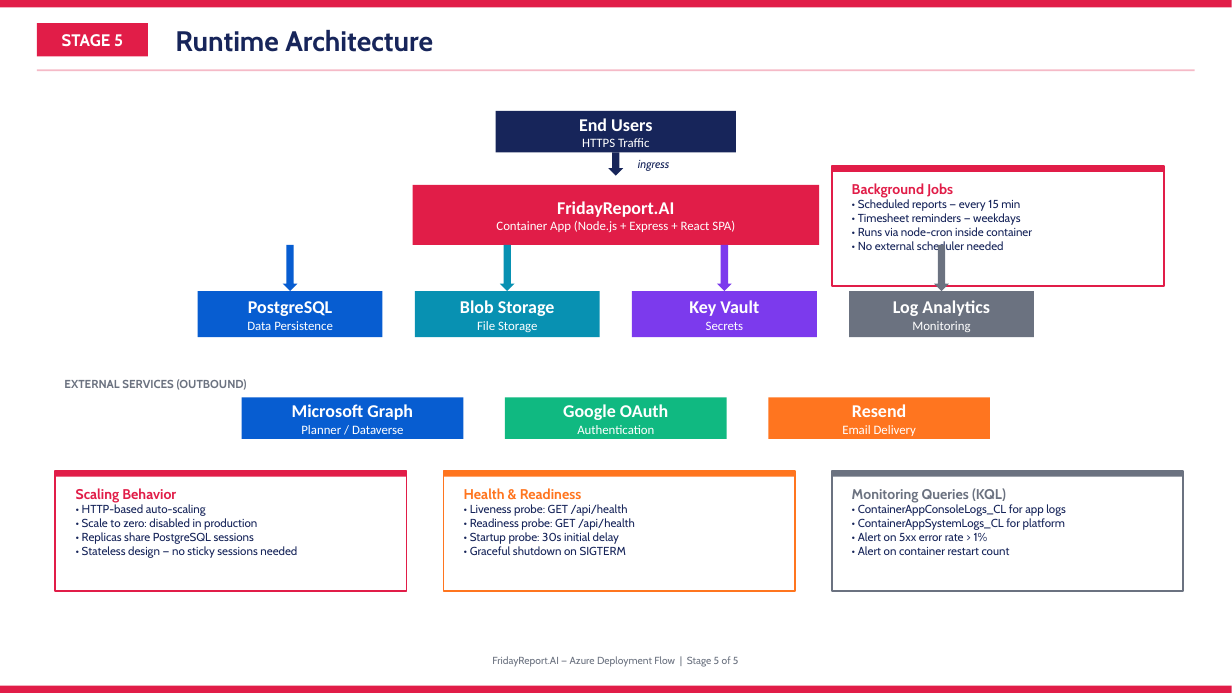
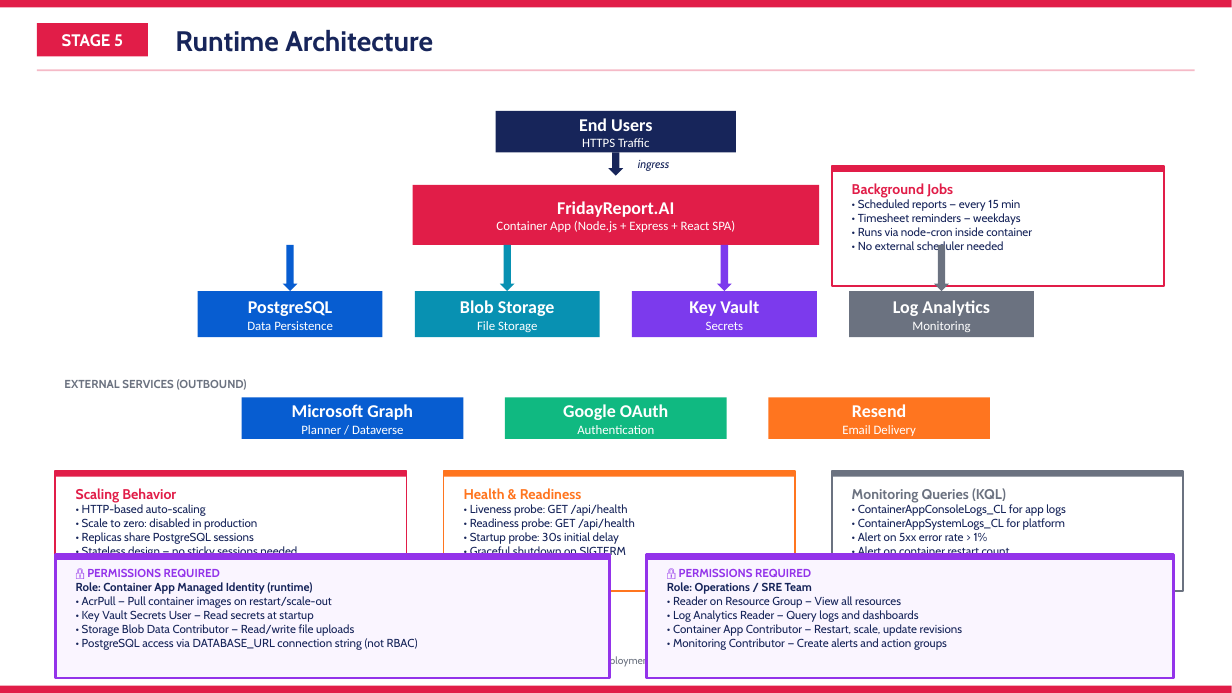
Before and after one commit to andrealvesTIG/KrugerDEV, a slide deck: slide 6 of FridayReportAI_Azure_Deployment_Flow.pptx. Drawn at 1232x693 pixels with LibreOffice and Linux fonts; fonts in the diff are those of the drawing. Boxes give left, top, right and bottom in pixels: in the first picture for what was removed or moved away, otherwise in the second. Text is boxed around its words. In the diff, an @@ line names an element or a change of style, - is before the commit and + after.

```diff
--- a/FridayReportAI_Azure_Deployment_Flow.pptx
+++ b/FridayReportAI_Azure_Deployment_Flow.pptx
@@ rectangle added at bbox=[55, 555, 610, 678], fill #FAF5FF, outline #9333EA 2 pt @@
@@ rectangle added at bbox=[55, 555, 610, 560], fill #9333EA @@
@@ text added at bbox=[76, 569, 418, 650], 9 pt, text #17255A @@
+🔒 PERMISSIONS REQUIRED
+Role: Container App Managed Identity (runtime)
+• AcrPull — Pull container images on restart/scale-out
+• Key Vault Secrets User — Read secrets at startup
+• Storage Blob Data Contributor — Read/write file uploads
+• PostgreSQL access via DATABASE_URL connection string (not RBAC)
@@ rectangle added at bbox=[647, 555, 1174, 678], fill #FAF5FF, outline #9333EA 2 pt @@
@@ rectangle added at bbox=[647, 555, 1174, 560], fill #9333EA @@
@@ text added at bbox=[667, 569, 962, 650], 9 pt, text #17255A @@
+🔒 PERMISSIONS REQUIRED
+Role: Operations / SRE Team
+• Reader on Resource Group — View all resources
+• Log Analytics Reader — Query logs and dashboards
+• Container App Contributor — Restart, scale, update revisions
+• Monitoring Contributor — Create alerts and action groups
```
Also in this commit, not shown: 4 other slides changed, 2 other files.
